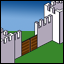
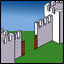
Comparing the layer stacks of the two 64x64 images. Changes:
added layer "Layer 10" above "Layer 9" over [25, 36, 34, 55]
